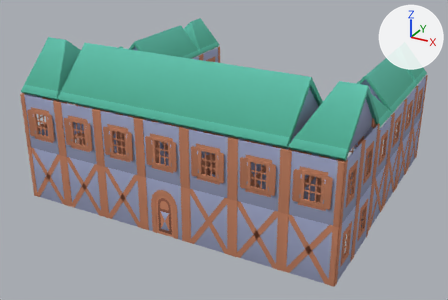
One commit to the glTF model roblox-games/mare-essentia/assets/inbox-hold/london_bld_exchange.glb: the scene before it, then after it.
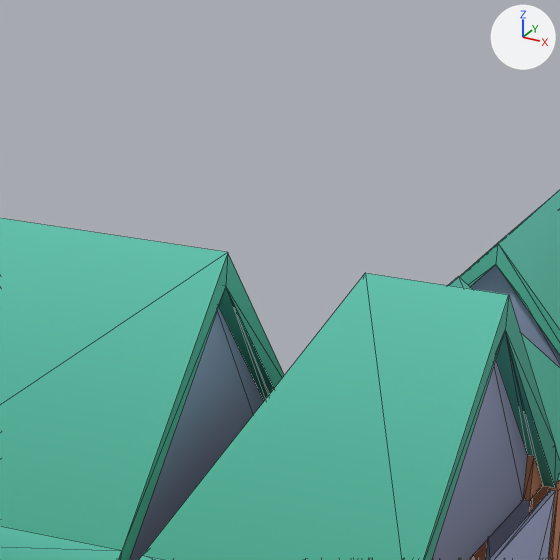
The first picture shows the older version from a camera (50 mm lens) standing at (16.6, -33.3, 17.6) and looking at (-0.2, -2.8, 2.3). The close-ups show the older and then the newer version on the part from 59% to 85% of the width and 9% to 46% of the height of that picture. Only the edits that show in the close-ups are written down. The axes (+X, +Y, +Z) are drawn at upper right. The lights are the same throughout. The close-ups show mesh edges as thin lines.

Objects in the first close-up: 'roof-gable-end.001', 'roof-gable-end.005', 'roof-gable.004', 'roof-gable.008', 'wall-window-shutters.012', 'wall-window-shutters.027' and 1 more.
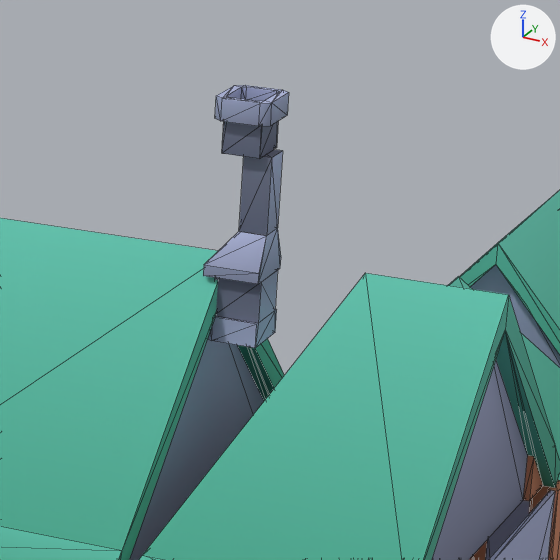
What differs and where, as boxes [x1, y1, x2, y2] in the close-ups (560 x 560 px):
'chimney-base_6.9', added (blue)
    after: [203, 150, 283, 348]
'chimney-top_6.9', added (blue)
    after: [215, 85, 289, 159]

The change in detail:
Picture 'colormap.008' (img_colormap_008) is new.
Picture 'colormap.007' (img_colormap_007) is new.
Material 'colormap.008' (mat_colormap_008) is new.
Uses the picture img_colormap_008.
Material 'colormap.007' (mat_colormap_007) is new.
Uses the picture img_colormap_007.
Mesh me_chimney_top is new.
It has 48 vertices, 78 faces and spans x 0.213..0.465, y -0.17..0.17, z 0.0..0.625.
It uses material mat_colormap_008.
Mesh me_chimney_base is new.
It has 48 vertices, 78 faces and spans x 0.081..0.425, y -0.26..0.26, z 0.0..1.0.
It uses material mat_colormap_007.
Object 'chimney-top_6.9' (ob_chimney_top_6_9) is new; it shows me_chimney_top.
Its location is (6.17, -7.0, 10.1).
Its scale is (2.15, 1.68, 0.85).
Object 'chimney-base_6.9' (ob_chimney_base_6_9) is new; it shows me_chimney_base.
Its location is (6.5, -7.0, 8.3).
Its scale is (1.6, 1.1, 1.8).
